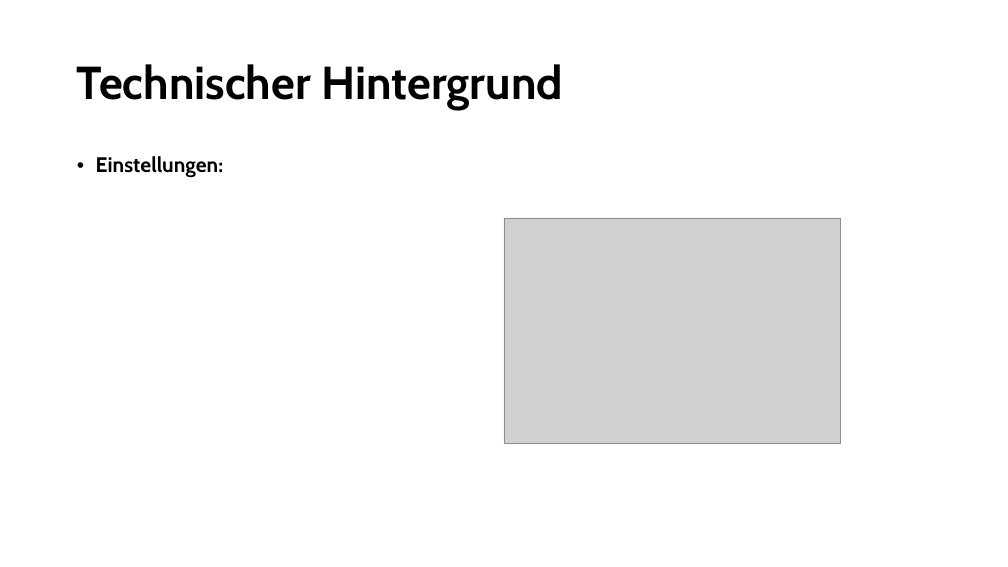
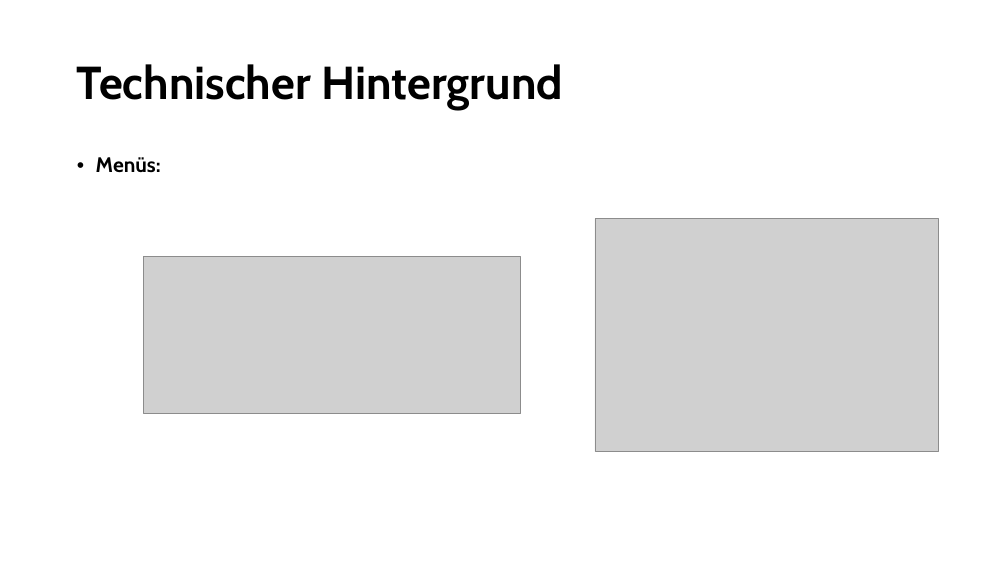
Before and after one commit to NykyTV/PasswortManager, a slide deck: slide 5 of pp/Presentation.pptx. Drawn at 1008x567 pixels with LibreOffice and Linux fonts; fonts in the diff are those of the drawing; grey boxes stand for pictures. Boxes give left, top, right and bottom in pixels: in the first picture for what was removed or moved away, otherwise in the second. Text is boxed around its words. In the diff, an @@ line names an element or a change of style, - is before the commit and + after.

```diff
--- a/pp/Presentation.pptx
+++ b/pp/Presentation.pptx
@@ text at (x1=96, y1=157, x2=161, y2=173): text changed @@
-• Einstellungen:
+• Menüs:
@@ picture resized from (x1=504, y1=218, x2=841, y2=443) to (x1=595, y1=219, x2=939, y2=451) @@
@@ picture added at (x1=144, y1=256, x2=520, y2=414) @@
```
Also in this commit, not shown: 2 other slides changed, 1 slide added, 1 slide removed, 1 other file.
